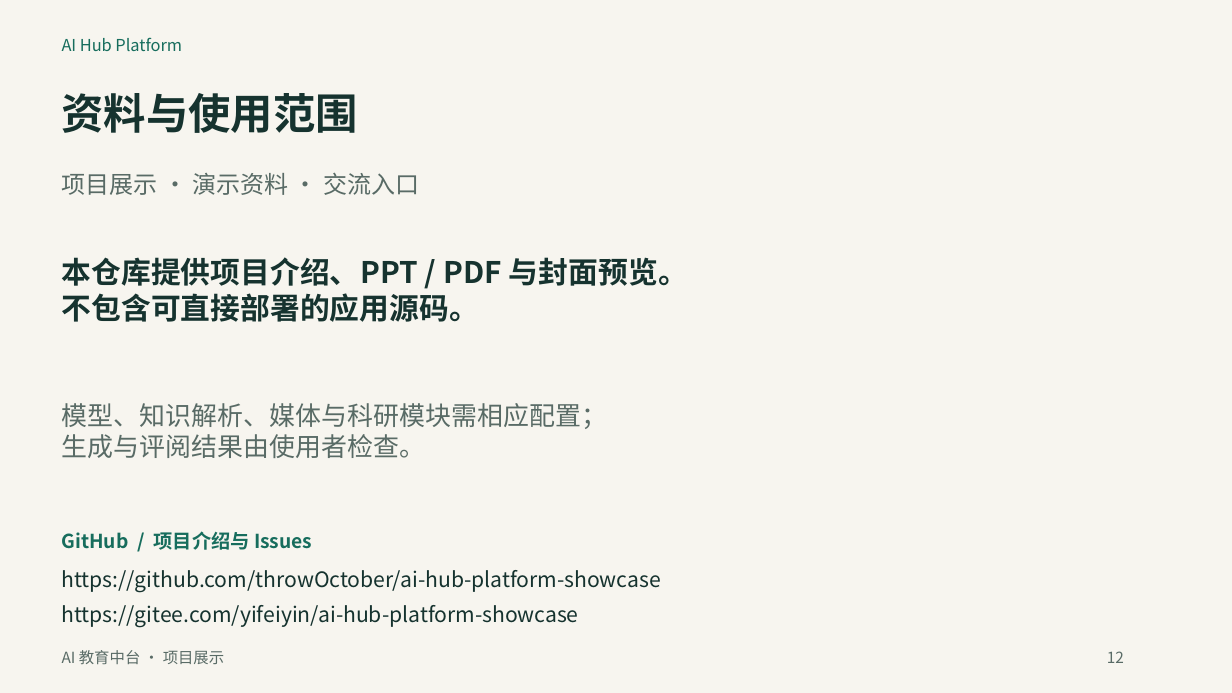
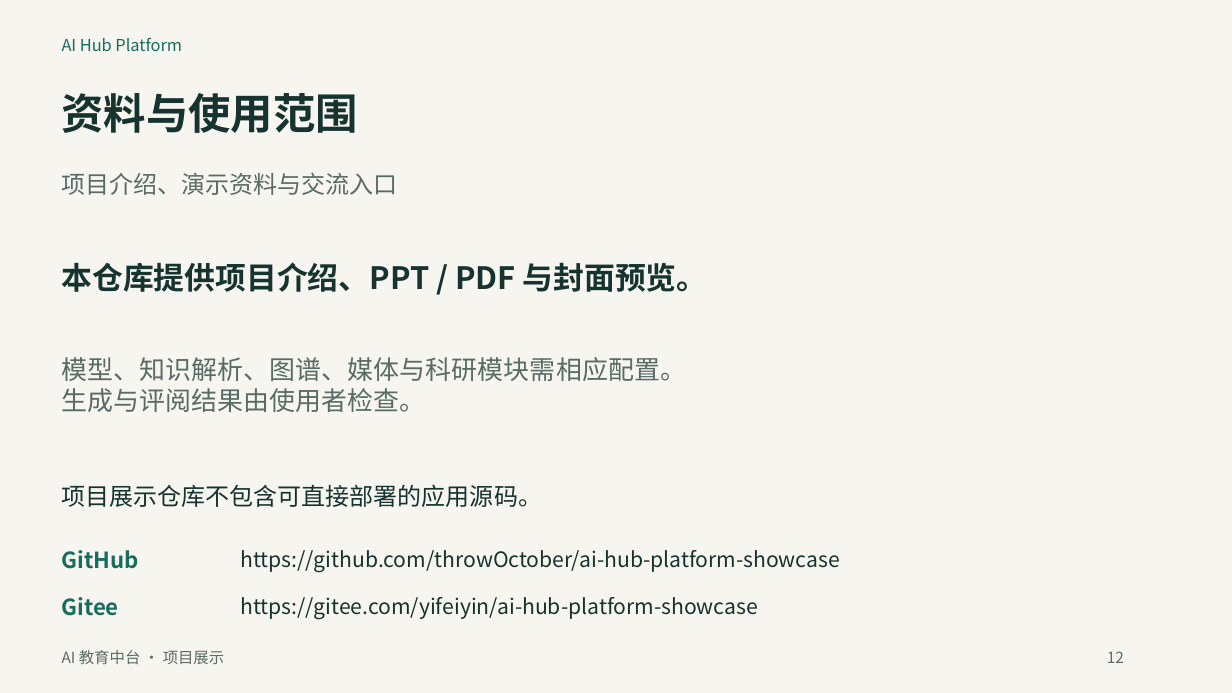
Before and after one commit to throwOctober/ai-hub-platform-showcase, a slide deck: slide 12 of project-overview.pptx. Drawn at 1232x693 pixels with LibreOffice and Linux fonts; fonts in the diff are those of the drawing. Boxes give left, top, right and bottom in pixels: in the first picture for what was removed or moved away, otherwise in the second. Text is boxed around its words. In the diff, an @@ line names an element or a change of style, - is before the commit and + after.

```diff
--- a/project-overview.pptx
+++ b/project-overview.pptx
@@ text at box(62, 173, 398, 195): text changed @@
-项目展示 · 演示资料 · 交流入口
+项目介绍、演示资料与交流入口
@@ text "本仓库提供项目介绍、PPT / PDF 与封面预览。" at box(62, 262, 708, 292): size 23.2 to 24 pt @@
@@ text at box(62, 293, 479, 322): paragraph removed @@
-不包含可直接部署的应用源码。
@@ text at box(62, 357, 686, 381): text changed @@
-模型、知识解析、媒体与科研模块需相应配置；
+模型、知识解析、图谱、媒体与科研模块需相应配置。
@@ text "模型、知识解析、图谱、媒体与科研模块需相应配置。": place and size @@
-text "模型、知识解析、图谱、媒体与科研模块需相应配置。" at box(62, 403, 608, 458)
+text "模型、知识解析、图谱、媒体与科研模块需相应配置。" at box(62, 357, 686, 412)
@@ text at box(62, 484, 542, 507): text changed; size 15 to 18.8 pt; text colour #176D5D to #16332F; bold off @@
-GitHub / 项目介绍与 Issues
+项目展示仓库不包含可直接部署的应用源码。
@@ text added at box(62, 550, 139, 569), 17.2 pt, text #176D5D, bold @@
+GitHub
@@ text at box(241, 550, 840, 573): text changed @@
-https://gitee.com/yifeiyin/ai-hub-platform-showcase
+https://github.com/throwOctober/ai-hub-platform-showcase
@@ text added at box(62, 597, 119, 616), 17.2 pt, text #176D5D, bold @@
+Gitee
@@ text at box(241, 597, 758, 619): text changed @@
-https://github.com/throwOctober/ai-hub-platform-showcase
+https://gitee.com/yifeiyin/ai-hub-platform-showcase
```
Also in this commit, not shown: 4 other slides changed, 7 slides added, 7 slides removed, 3 other files.
